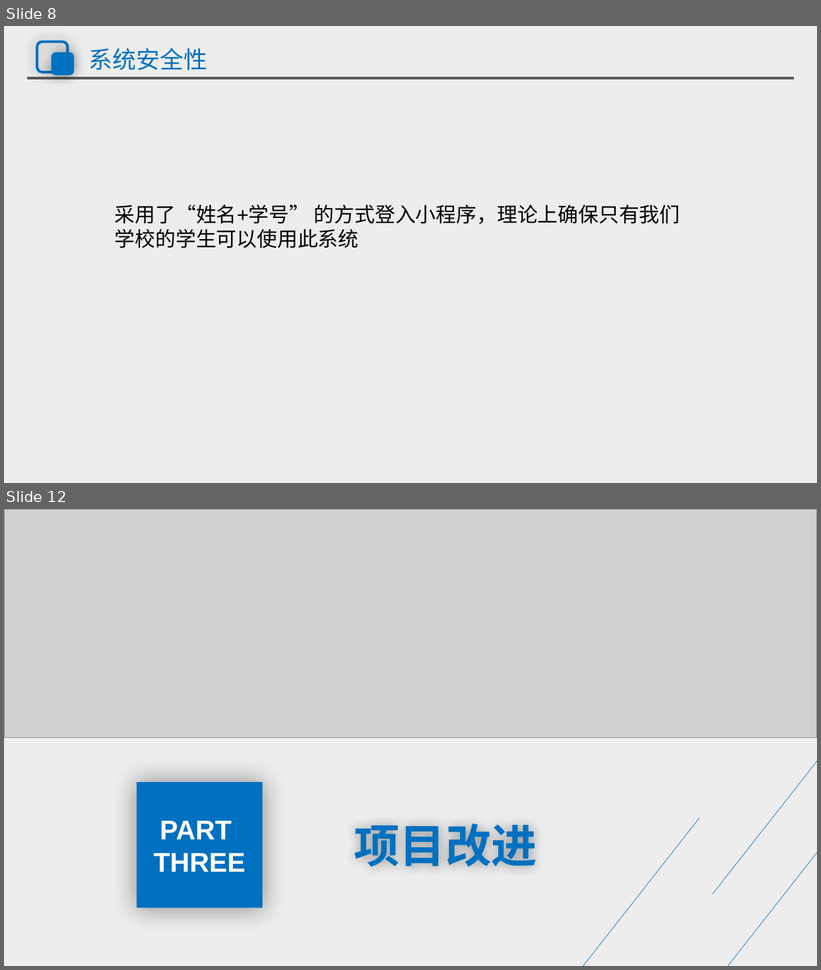
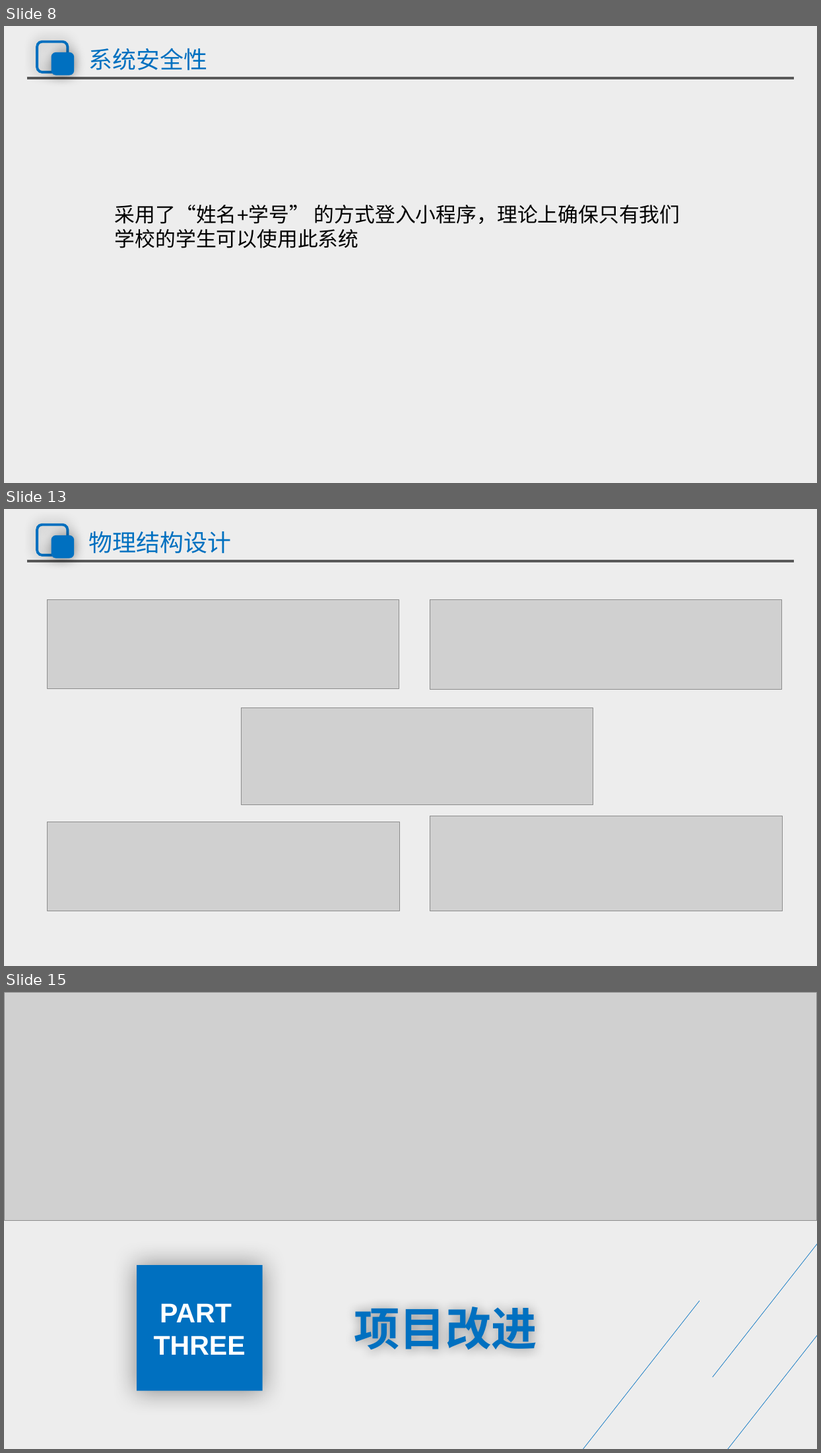
Before and after one commit to group21-sudo/practice_project, a slide deck: 座位检测预约系统_系统设计和数据库设计答辩.pptx. Shown one above the other, each under a label of ours: slides 8 and 12 before the commit, slides 8, 13 and 15 after it; the slides between them are not shown. The pictures are 821x970 and 821x1453 pixels, drawn with LibreOffice and Linux fonts; fonts in the diff are those of the drawing; grey boxes stand for pictures. Boxes give left, top, right and bottom in pixels: in the first picture for what was removed or moved away, otherwise in the second. Text is boxed around its words. In the diff, an @@ line names an element or a change of style, - is before the commit and + after.

```diff
--- a/座位检测预约系统_系统设计和数据库设计答辩.pptx
+++ b/座位检测预约系统_系统设计和数据库设计答辩.pptx
@@ slide 13 added at (x1=4, y1=509, x2=817, y2=966), background #FFFFFF; not listed: 4 template elements that a slide beside it also shows @@
@@ title added at (x1=89, y1=531, x2=231, y2=553), 28 pt, text #0070C0 @@
+物理结构设计
@@ picture added at (x1=48, y1=600, x2=399, y2=689) @@
@@ picture added at (x1=430, y1=600, x2=782, y2=690) @@
@@ picture added at (x1=242, y1=708, x2=594, y2=805) @@
@@ picture added at (x1=48, y1=822, x2=400, y2=911) @@
@@ picture added at (x1=430, y1=816, x2=783, y2=911) @@
@@ what was slide 12 is now slide 15 @@
```
Also in this commit, not shown: 10 slides changed, 13 other slides added, 8 slides removed, 1 other file.
